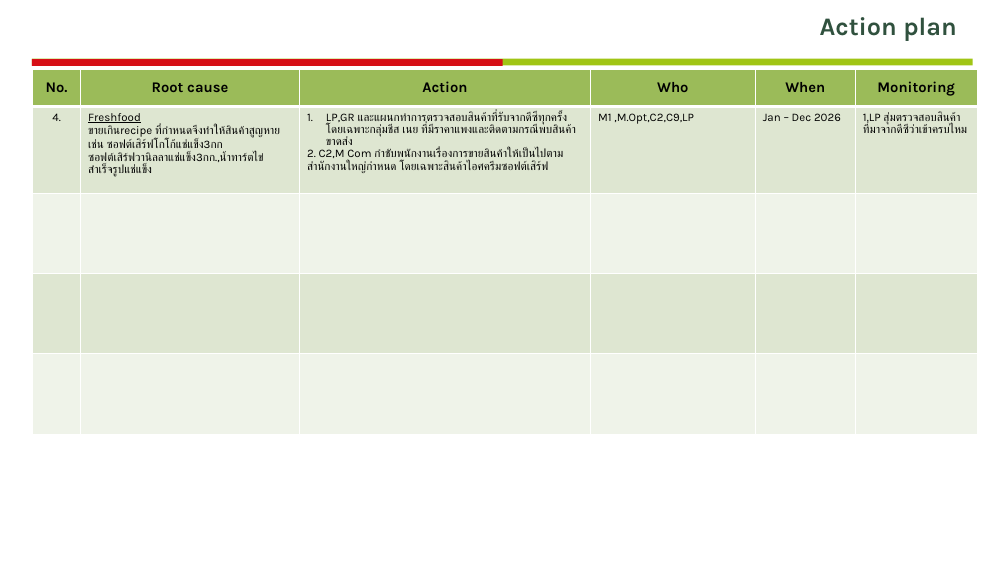
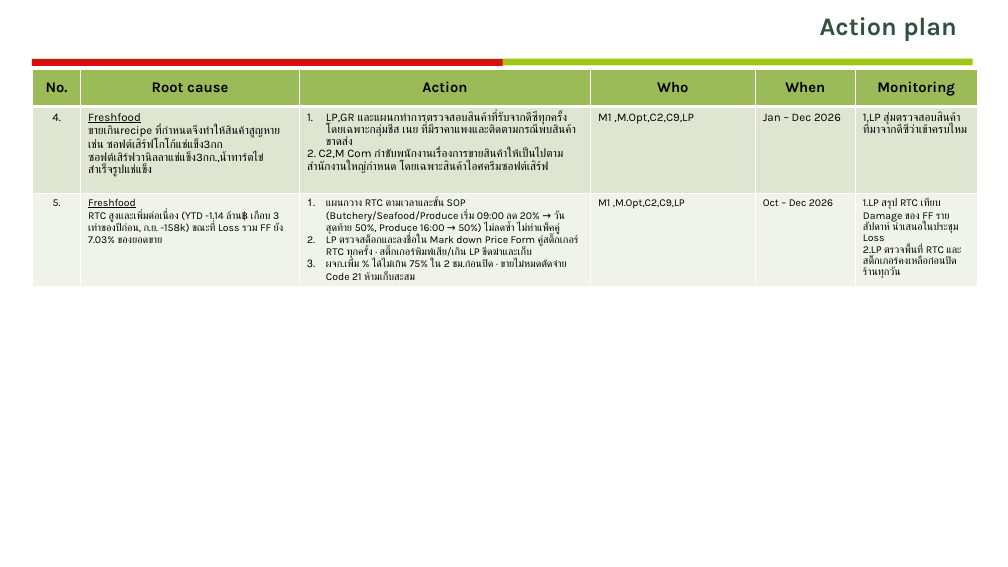
Before and after one commit to dryrh68kkm-beep/-loss-dashboard, a slide deck: slide 11 of Loss_Performance_Store_11252_Sep2026.pptx. Drawn at 1008x567 pixels with LibreOffice and Linux fonts; fonts in the diff are those of the drawing; background and template pictures are left out. Boxes give left, top, right and bottom in pixels: in the first picture for what was removed or moved away, otherwise in the second. Text is boxed around its words. In the diff, an @@ line names an element or a change of style, - is before the commit and + after.

```diff
--- a/Loss_Performance_Store_11252_Sep2026.pptx
+++ b/Loss_Performance_Store_11252_Sep2026.pptx
@@ table at <box>33,70,979,284</box> @@
-row 3:  |  |  |  |  | 
-row 4:  |  |  |  |  | 
-row 5:  |  |  |  |  | 
+row 3: 5. | Freshfood RTC สูงและเพิ่มต่อเนื่อง (YTD -1.14 ล้าน฿ เกือบ 3 เท่าของปีก่อน, ก.ย. -158k) ขณะที่ Loss รวม FF ยัง 7.03% ของยอดขาย | แผนกวาง RTC ตามเวลาและขั้น SOP (Butchery/Seafood/Produce เริ่ม 09:00 ลด 20% → วันสุดท้าย 50%, Produce 16:00 → 50%) ไม่ลดซ้ำ ไม่ทำแพ็คคู่ / LP ตรวจสต็อกและลงชื่อใน Mark down Price Form คู่สติ๊กเกอร์ RTC ทุกครั้ง · สติ๊กเกอร์พิมพ์เสีย/เกิน LP ขีดฆ่าและเก็บ / ผจก.เพิ่ม % ได้ไม่เกิน 75% ใน 2 ชม.ก่อนปิด · ขายไม่หมดตัดจ่าย Code 21 ห้ามเก็บสะสม | M1 ,M.Opt,C2,C9,LP | Oct – Dec 2026 | 1.LP สรุป RTC เทียบ Damage ของ FF รายสัปดาห์ นำเสนอในประชุม Loss / 2.LP ตรวจพื้นที่ RTC และสติ๊กเกอร์คงเหลือก่อนปิดร้านทุกวัน
```
Also in this commit, not shown: 2 slides added.
